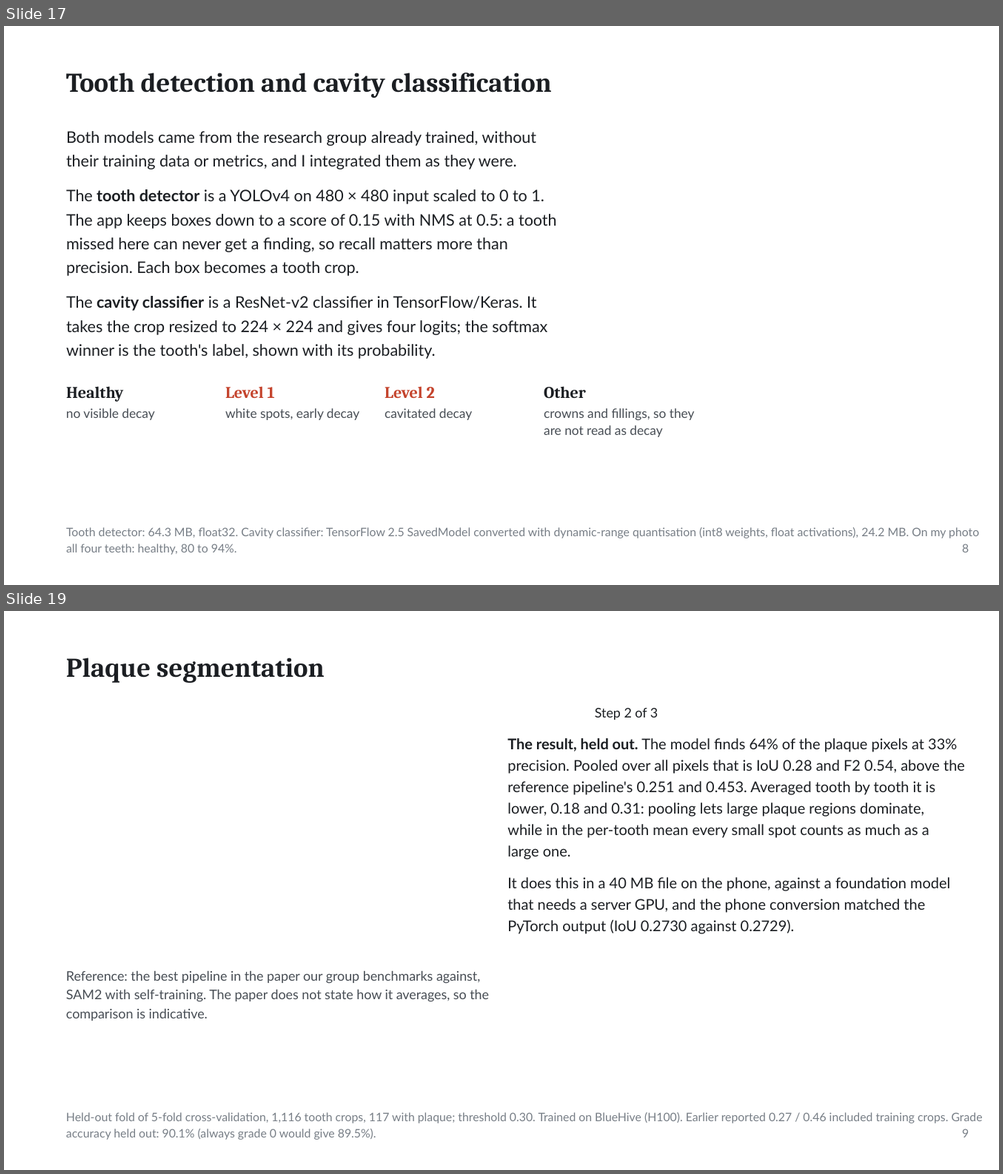
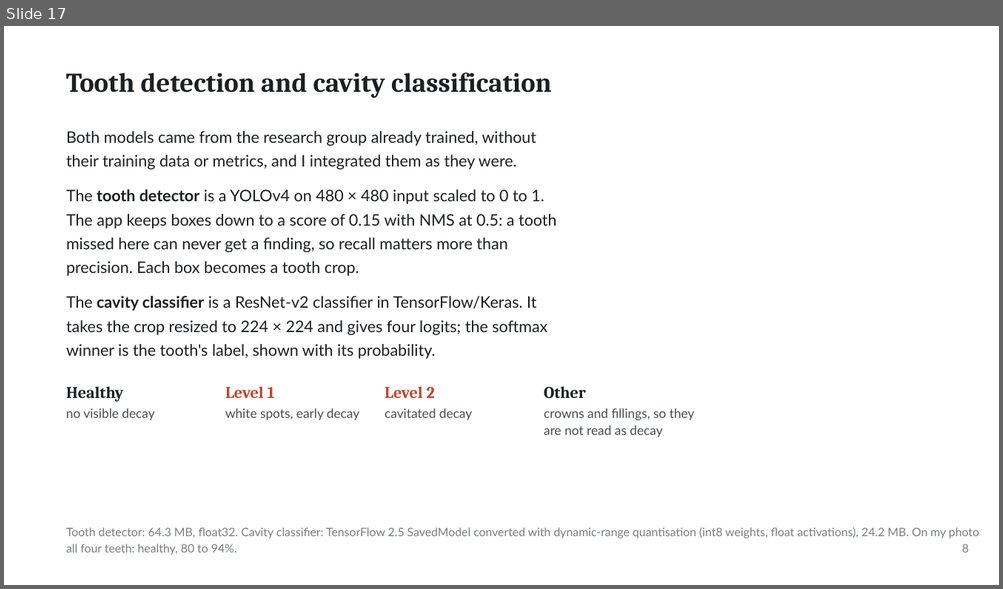
Before and after one commit to ertugrul-senturk/interactive-slides, a slide deck: public/decks/2026-11-smart-teeth.pptx. Shown one above the other, each under a label of ours: slides 17 and 19 before the commit, slide 17 after it; the slides between them are not shown. The pictures are 1003x1174 and 1003x589 pixels, drawn with LibreOffice and Linux fonts; fonts in the diff are those of the drawing; background and template pictures are left out. Boxes give left, top, right and bottom in pixels: in the first picture for what was removed or moved away, otherwise in the second. Text is boxed around its words. In the diff, an @@ line names an element or a change of style, - is before the commit and + after.

```diff
--- a/public/decks/2026-11-smart-teeth.pptx
+++ b/public/decks/2026-11-smart-teeth.pptx
@@ slide 19 removed at [4,611,999,1170], background picture (left out) @@
@@ text removed at [66,658,324,683] @@
-Plaque segmentation
@@ text removed at [595,708,657,720] @@
-Step 2 of 3
@@ text removed at [507,738,965,860] @@
-The result, held out. The model finds 64% of the plaque pixels at 33%
-precision. Pooled over all pixels that is IoU 0.28 and F2 0.54, above the
-reference pipeline's 0.251 and 0.453. Averaged tooth by tooth it is
-lower, 0.18 and 0.31: pooling lets large plaque regions dominate,
-while in the per-tooth mean every small spot counts as much as a
-large one.
@@ text removed at [507,877,950,934] @@
-It does this in a 40 MB file on the phone, against a foundation model
-that needs a server GPU, and the phone conversion matched the
-PyTorch output (IoU 0.2730 against 0.2729).
@@ text removed at [66,971,489,1021] @@
-Reference: the best pipeline in the paper our group benchmarks against,
-SAM2 with self-training. The paper does not state how it averages, so the
-comparison is indicative.
@@ text removed at [66,1113,948,1140] @@
-Held-out fold of 5-fold cross-validation, 1,116 tooth crops, 117 with plaque; threshold 0.30. Trained on BlueHive (H100). Earlier reported 0.27 / 0.46 included training crops. Grade
-accuracy held out: 90.1% (always grade 0 would give 89.5%).
@@ text removed at [962,1129,968,1138] @@
-9
```
Also in this commit, not shown: 1 slide changed, 1 slide added, 2 other slides removed, 4 other files.
